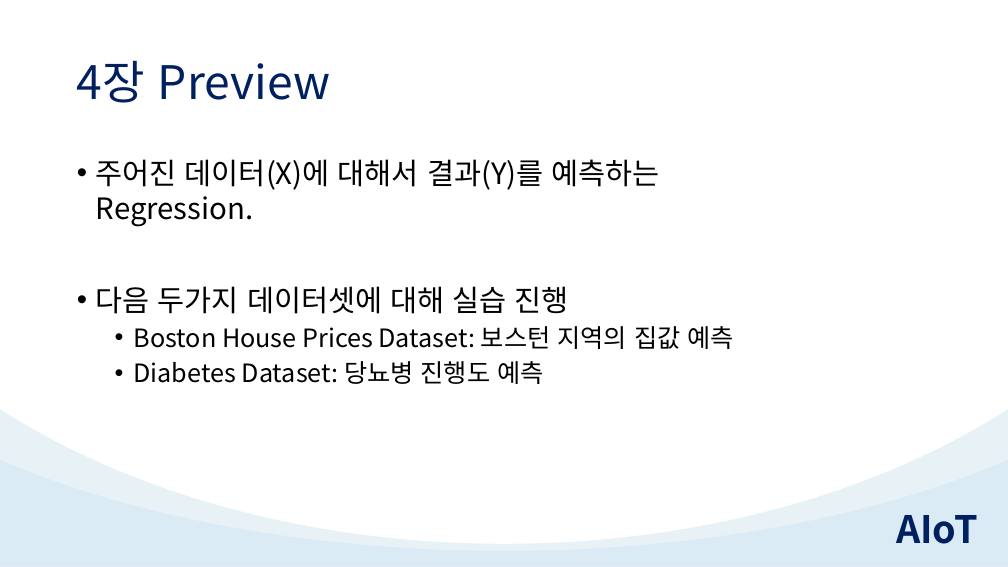
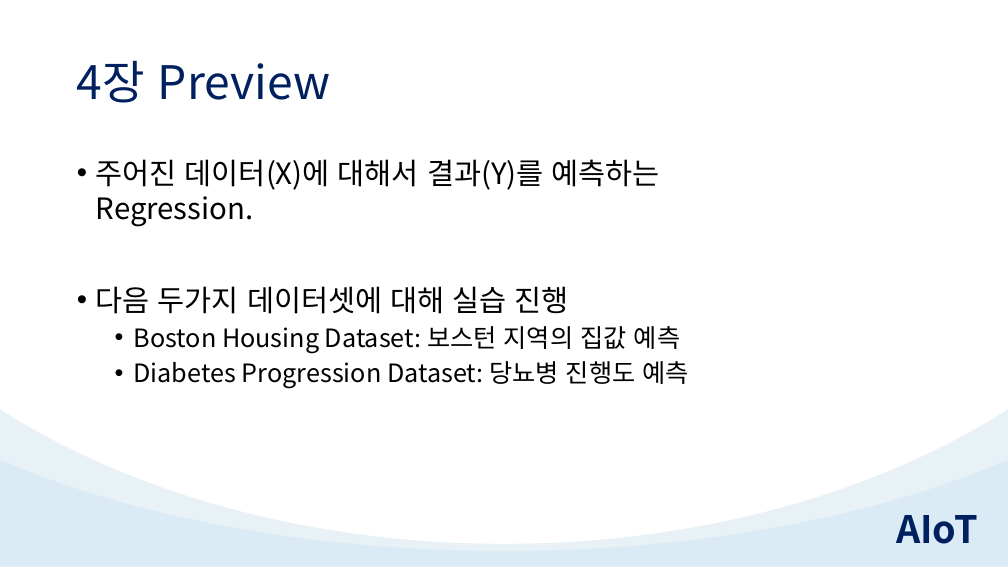
Before and after one commit to TeamAIoT/deep-learning, a slide deck: slide 51 of Course Materials/Chapter03_Pytorch_Basics.pptx. Drawn at 1008x567 pixels with LibreOffice and Linux fonts; fonts in the diff are those of the drawing. Boxes give left, top, right and bottom in pixels: in the first picture for what was removed or moved away, otherwise in the second. Text is boxed around its words. In the diff, an @@ line names an element or a change of style, - is before the commit and + after.

Commit message:
Edit Chapter03 course material

```diff
--- a/Course Materials/Chapter03_Pytorch_Basics.pptx
+++ b/Course Materials/Chapter03_Pytorch_Basics.pptx
@@ text at [134,326,688,389]: text changed @@
-  • Boston House Prices Dataset: 보스턴 지역의 집값 예측
-  • Diabetes Dataset: 당뇨병 진행도 예측
+  • Boston Housing Dataset: 보스턴 지역의 집값 예측
+  • Diabetes Progression Dataset: 당뇨병 진행도 예측
```
